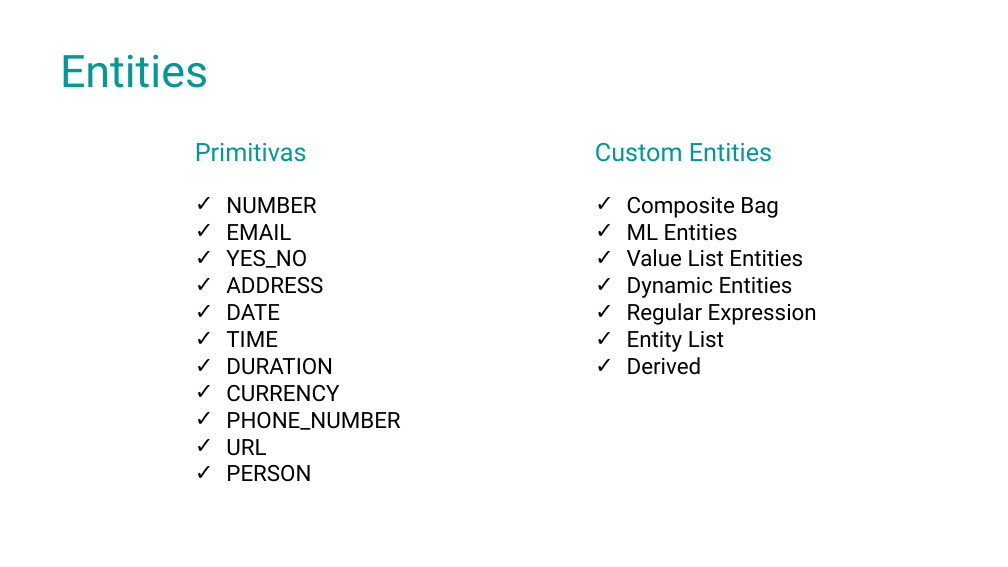
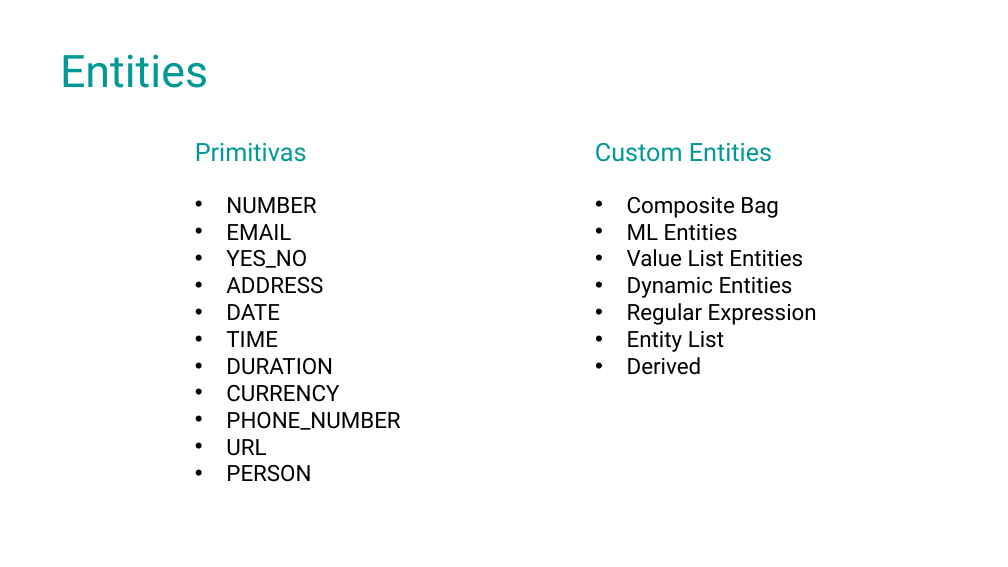
Before and after one commit to bquirino-sps/curso_oda_lapi, a slide deck: slide 14 of curso_ODA.pptx (slide 13 before the commit). Drawn at 1008x567 pixels with LibreOffice and Linux fonts; fonts in the diff are those of the drawing; background and template pictures are left out. Boxes give left, top, right and bottom in pixels: in the first picture for what was removed or moved away, otherwise in the second. Text is boxed around its words. In the diff, an @@ line names an element or a change of style, - is before the commit and + after.

```diff
--- a/curso_ODA.pptx
+++ b/curso_ODA.pptx
@@ text "NUMBER" at (226, 197, 400, 482): bullet ✓ to • @@
@@ text "Composite Bag" at (627, 197, 817, 375): bullet ✓ to • @@
```
Also in this commit, not shown: 4 other slides changed, 7 slides added, 6 other files.
